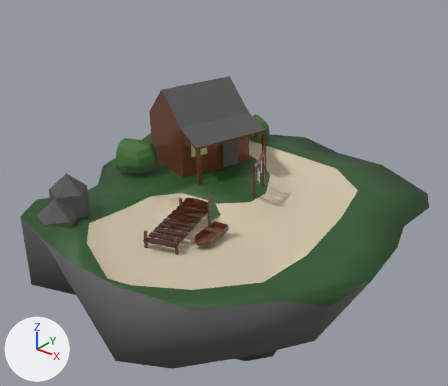
The OBJ model assets/islands/island_lake.obj: old version first, new version second.
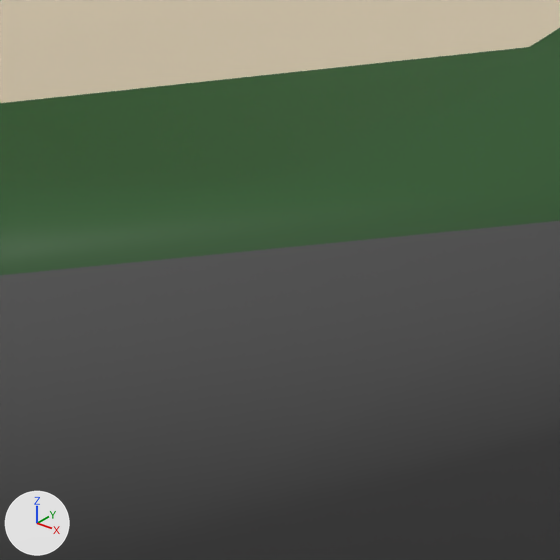
The first picture shows the older version from a 50 mm lens placed at (48.5, -58.4, 36.7), pointed at (0.7, 1.3, -0.4). The close-ups show both versions on the part from 45% to 60% of the width and 72% to 89% of the height of that picture; other places that the commit changed are outside them. Lighting does not change. The marker at lower left points along +X, +Y and +Z. Where no turn or scale is listed for an object, it has been applied to the vertices.

The scene before the commit, as lines of its bpy script (objects in view):
```python
mat_rocklower = principled_material('RockLower')
mat_rocklower.base_color = (0.0954, 0.0954, 0.0954)  # dark grey #575757
mat_rocklower.roughness = 0.69
me_mesh2_model_001_mesh2_model_005 = bpy.data.meshes.new('Mesh2_Model.001_Mesh2_Model.005')
me_mesh2_model_001_mesh2_model_005.from_pydata(...)  # 698 vertices, 1147 faces, 3 loose edges; spans x -23.7..26.4, y -25.1..25.8, z -28.5..22.8
me_mesh2_model_001_mesh2_model_005.materials.append(mat_rocklower)  # dark grey #575757
me_mesh2_model_001_mesh2_model_005.materials.append(mat_grass)  # dark green #2a5627
me_mesh2_model_001_mesh2_model_005.materials.append(mat_sand)  # beige #d1c4a9
me_mesh2_model_001_mesh2_model_005.materials.append(mat_water)  # blue #4a699a
me_mesh2_model_001_mesh2_model_005.materials.append(mat_wood_002)  # brown #71422c
me_mesh2_model_001_mesh2_model_005.materials.append(mat_rock_upper)  # light grey #d1d1d1
me_mesh2_model_001_mesh2_model_005.materials.append(mat_wood)  # brown #442310
me_mesh2_model_001_mesh2_model_005.materials.append(mat_windows)  # yellow #cbd19e
me_mesh2_model_001_mesh2_model_005.materials.append(mat_bush)  # dark green #416e35
me_mesh2_model_001_mesh2_model_005.materials.append(mat_rock_lower)  # dark grey #575757
ob_mesh2_model_001_mesh2_model_005 = bpy.data.objects.new('Mesh2_Model.001_Mesh2_Model.005', me_mesh2_model_001_mesh2_model_005)
ob_mesh2_model_001_mesh2_model_005.location = (0.0, 0.0, 0.0)
```
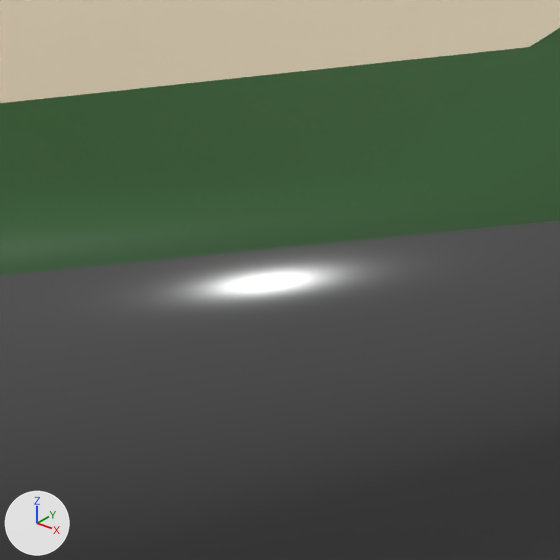
The edits, one by one:
In material 'RockLower' (mat_rocklower), roughness goes from 0.69 to 0.134.

Pixel boxes [x1, y1, x2, y2] of what changed, in the close-ups (560 x 560 px):
'Mesh2_Model.001_Mesh2_Model.005', surface changed: [128, 248, 412, 315] in both
